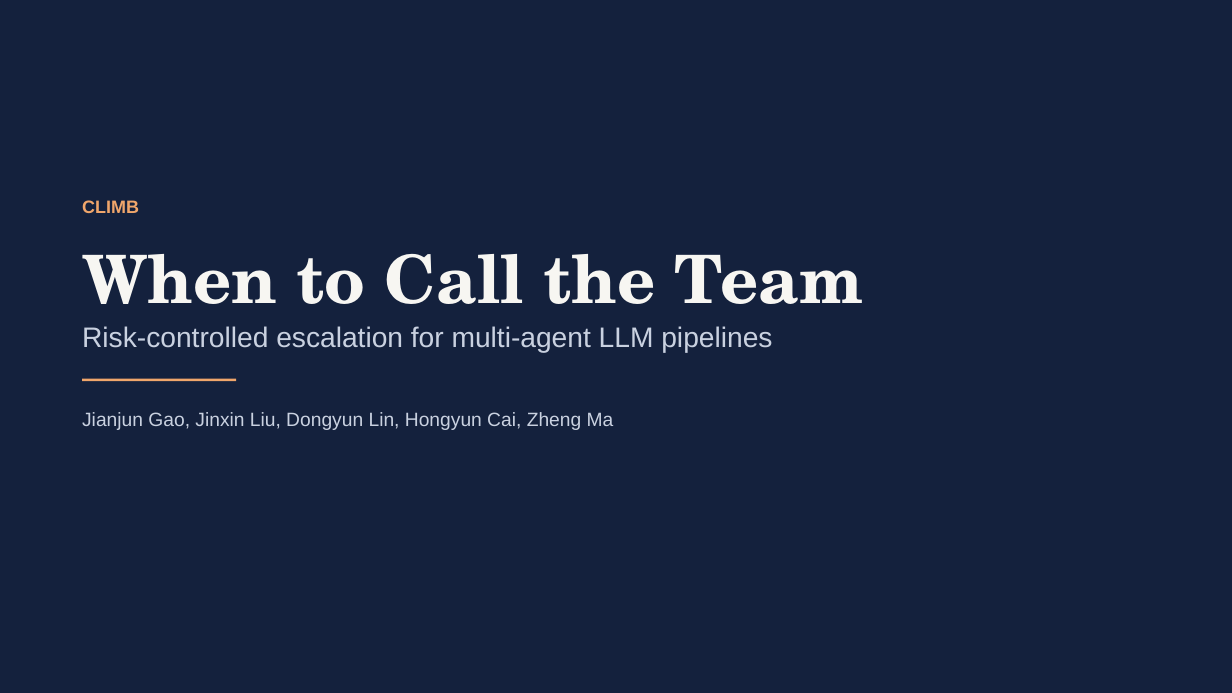
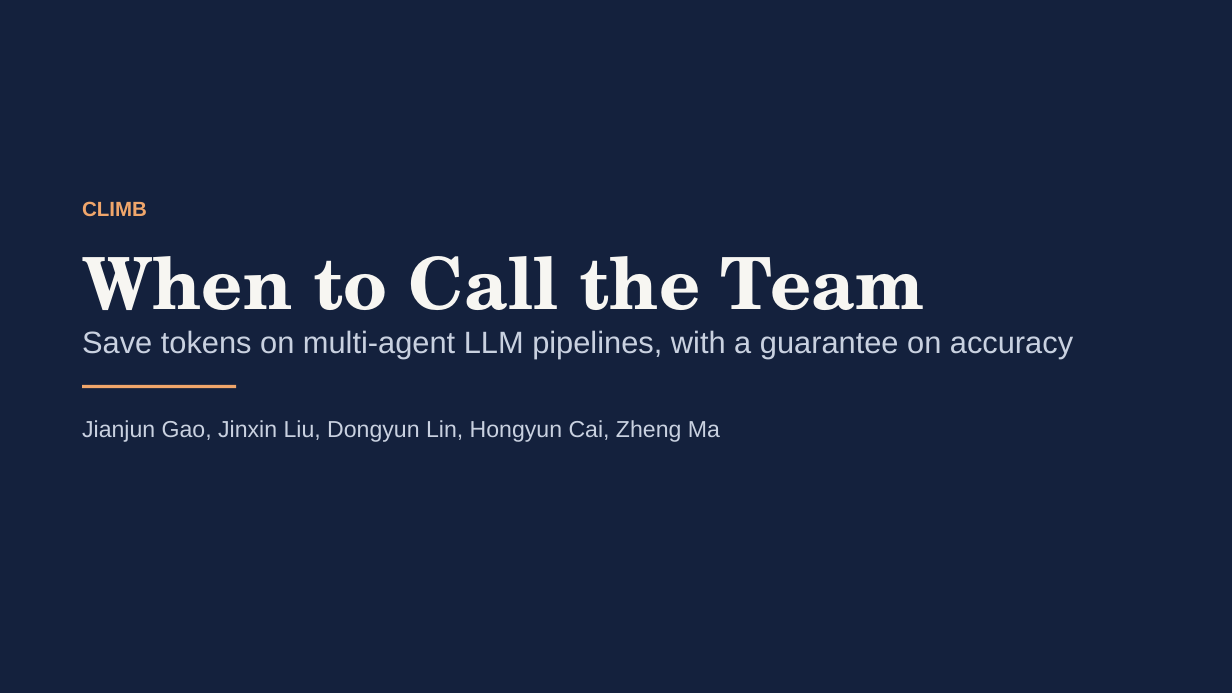
Before and after one commit to gaoj21/tokenbank, a slide deck: slide 1 of slides/CLIMB_talk.pptx. Drawn at 1232x693 pixels with LibreOffice and Linux fonts; fonts in the diff are those of the drawing. Boxes give left, top, right and bottom in pixels: in the first picture for what was removed or moved away, otherwise in the second. Text is boxed around its words. In the diff, an @@ line names an element or a change of style, - is before the commit and + after.

```diff
--- a/slides/CLIMB_talk.pptx
+++ b/slides/CLIMB_talk.pptx
@@ text "CLIMB" at (x1=82, y1=201, x2=147, y2=216): size 14 to 16 pt @@
@@ text "When to Call the Team" at (x1=82, y1=256, x2=925, y2=333): size 52 to 56 pt @@
@@ text at (x1=82, y1=330, x2=1073, y2=359): text changed; size 22 to 24 pt @@
-Risk-controlled escalation for multi-agent LLM pipelines
+Save tokens on multi-agent LLM pipelines, with a guarantee on accuracy
@@ rectangle moved from (x1=82, y1=379, x2=237, y2=382) to (x1=82, y1=385, x2=237, y2=388) @@
@@ text "Jianjun Gao, Jinxin Liu, Dongyun ..." at (x1=82, y1=420, x2=720, y2=442): size 15 to 18 pt @@
```
Also in this commit, not shown: 17 slides added, 18 slides removed, 14 other files.
